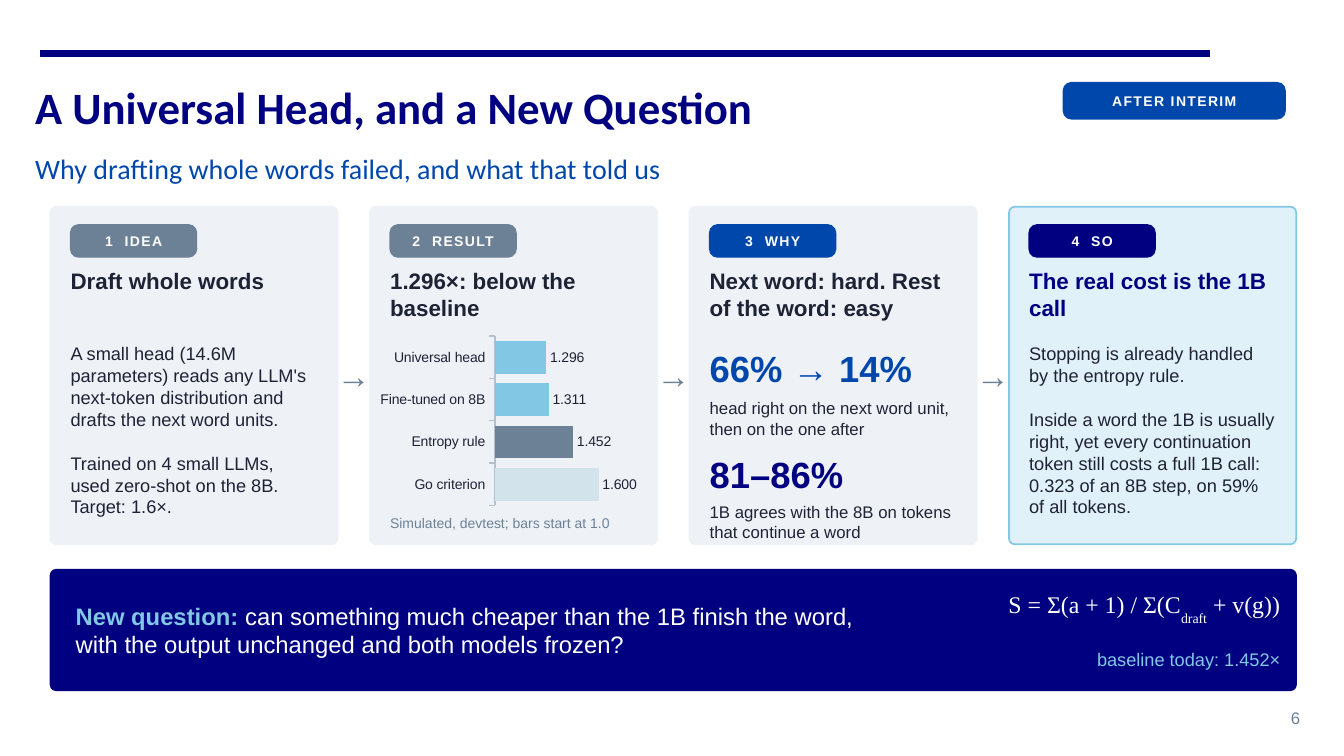
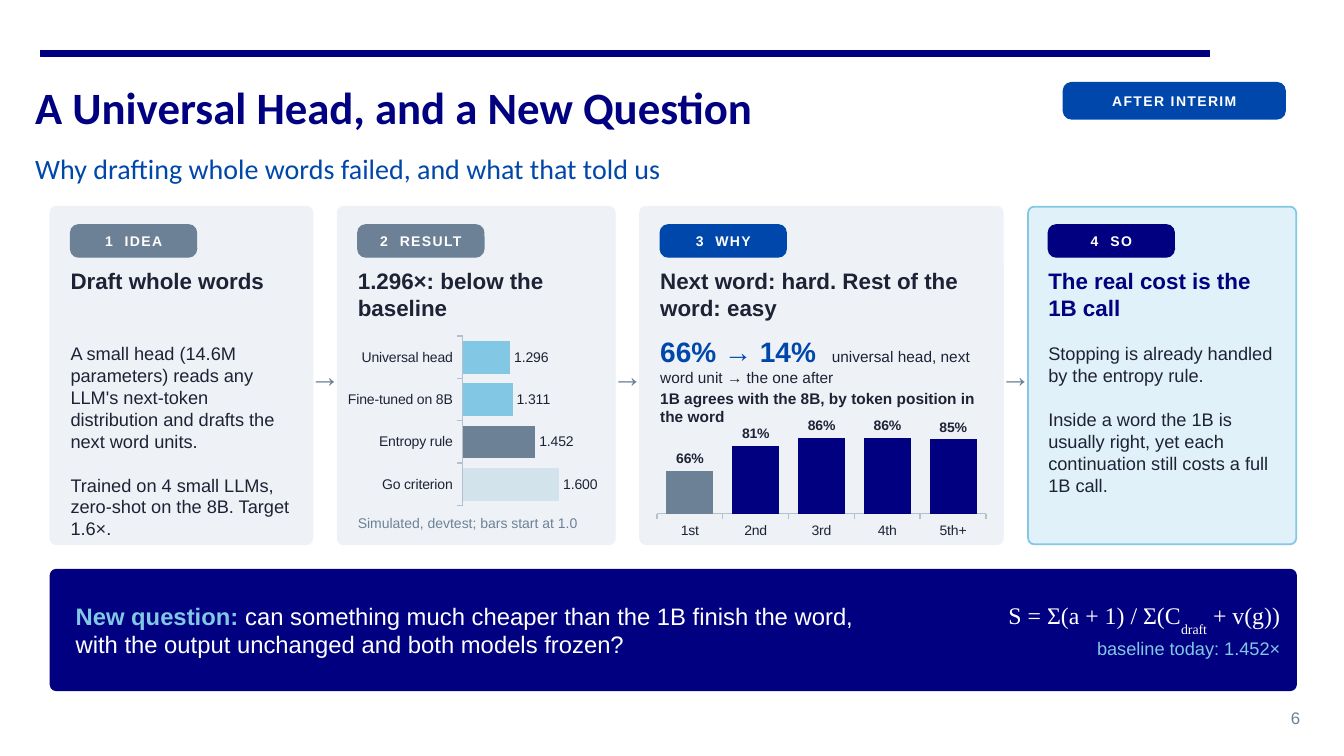
Before and after one commit to https-kanika/Linguistically-guided-MTP, a slide deck: slide 6 of docs/presentation/CS769_final_presentation.pptx. Drawn at 1344x756 pixels with LibreOffice and Linux fonts; fonts in the diff are those of the drawing. Boxes give left, top, right and bottom in pixels: in the first picture for what was removed or moved away, otherwise in the second. Text is boxed around its words. In the diff, an @@ line names an element or a change of style, - is before the commit and + after.

Commit message:
Presentation: per-position agreement chart back on slide 6

```diff
--- a/docs/presentation/CS769_final_presentation.pptx
+++ b/docs/presentation/CS769_final_presentation.pptx
@@ rounded rectangle: place and size @@
-rounded rectangle at bbox=[50, 207, 338, 544]
+rounded rectangle at bbox=[50, 207, 313, 544]
@@ proportions changed in 4 elements at bbox=[1028, 207, 1297, 544], bbox=[50, 207, 313, 544], bbox=[640, 207, 1003, 544], bbox=[338, 207, 615, 544] @@
@@ rounded rectangle: place and size @@
-rounded rectangle at bbox=[370, 207, 657, 544]
+rounded rectangle at bbox=[338, 207, 615, 544]
@@ rounded rectangle: place and size @@
-rounded rectangle at bbox=[690, 207, 977, 544]
+rounded rectangle at bbox=[640, 207, 1003, 544]
@@ rounded rectangle: place and size @@
-rounded rectangle at bbox=[1009, 207, 1297, 544]
+rounded rectangle at bbox=[1028, 207, 1297, 544]
@@ text "2 RESULT": place and size @@
-text "2 RESULT" at bbox=[412, 236, 494, 246]
+text "2 RESULT" at bbox=[380, 236, 462, 246]
@@ rounded rectangle: place and size @@
-rounded rectangle at bbox=[390, 225, 516, 257]
+rounded rectangle at bbox=[358, 225, 484, 257]
@@ text "3 WHY": place and size @@
-text "3 WHY" at bbox=[745, 236, 800, 246]
+text "3 WHY" at bbox=[696, 236, 750, 246]
@@ rounded rectangle: place and size @@
-rounded rectangle at bbox=[710, 225, 836, 257]
+rounded rectangle at bbox=[660, 225, 786, 257]
@@ text "4 SO": place and size @@
-text "4 SO" at bbox=[1072, 236, 1113, 246]
+text "4 SO" at bbox=[1091, 236, 1132, 246]
@@ rounded rectangle: place and size @@
-rounded rectangle at bbox=[1029, 225, 1155, 257]
+rounded rectangle at bbox=[1049, 225, 1175, 257]
@@ text "1.296×: below the baseline": place and size @@
-text "1.296×: below the baseline" at bbox=[390, 272, 575, 317]
+text "1.296×: below the baseline" at bbox=[358, 272, 543, 317]
@@ text "Next word: hard. Rest of ..." rewrapped from bbox=[710, 272, 940, 321] to bbox=[660, 272, 957, 321] @@
@@ text "The real cost is the ..." rewrapped from bbox=[1029, 272, 1266, 317] to bbox=[1048, 272, 1251, 317] @@
@@ text "→": place and size @@
-text "→" at bbox=[336, 351, 372, 401]
+text "→" at bbox=[309, 351, 342, 401]
@@ bar chart: place and size @@
-bar chart at bbox=[375, 333, 647, 509]
+bar chart at bbox=[343, 333, 605, 509]
@@ size 24 to 22 pt in 3 elements at bbox=[999, 351, 1032, 401], bbox=[309, 351, 342, 401], bbox=[611, 351, 644, 401] @@
@@ text "→": place and size @@
-text "→" at bbox=[655, 351, 692, 401]
+text "→" at bbox=[611, 351, 644, 401]
@@ text at bbox=[660, 342, 970, 383]: text changed; size 26 to 11 pt; text colour #0047AB to #1E2235; bold off @@
-66% → 14%
+66% → 14% universal head, next word unit → the one after
@@ text "→": place and size @@
-text "→" at bbox=[975, 351, 1011, 401]
+text "→" at bbox=[999, 351, 1032, 401]
@@ text "Stopping is already handled by ...": place and size @@
-text "Stopping is already handled by ..." at bbox=[1029, 346, 1275, 513]
+text "Stopping is already handled by ..." at bbox=[1048, 346, 1273, 492]
@@ column chart added at bbox=[650, 418, 993, 541] @@
+categories: 1st, 2nd, 3rd, 4th, 5th+
+Series 1: 0.66, 0, 0, 0, 0
+Series 2: 0, 0.81, 0.86, 0.86, 0.85
@@ text at bbox=[660, 393, 975, 422]: text changed; size 12 to 11 pt; bold on @@
-head right on the next word unit, then on the one after
+1B agrees with the 8B, by token position in the word
@@ text at bbox=[1048, 412, 1268, 492]: text changed @@
-Inside a word the 1B is usually right, yet every continuation token still costs a full 1B call: 0.323 of an 8B step, on 59% of all tokens.
+Inside a word the 1B is usually right, yet each continuation still costs a full 1B call.
@@ text at bbox=[71, 478, 289, 535]: text changed @@
-Trained on 4 small LLMs, used zero-shot on the 8B. Target: 1.6×.
+Trained on 4 small LLMs, zero-shot on the 8B. Target 1.6×.
@@ text removed at bbox=[710, 462, 844, 489] @@
-81–86%
@@ text "Simulated, devtest; bars start at ...": place and size @@
-text "Simulated, devtest; bars start at ..." at bbox=[390, 518, 609, 530]
+text "Simulated, devtest; bars start at ..." at bbox=[358, 518, 577, 530]
@@ text removed at bbox=[710, 506, 951, 538] @@
-1B agrees with the 8B on tokens that continue a word
@@ text "S = Σ(a + 1) ..." rewrapped from bbox=[1008, 596, 1280, 670] to bbox=[1008, 607, 1280, 659] @@
```
Also in this commit, not shown: 1 other file.
